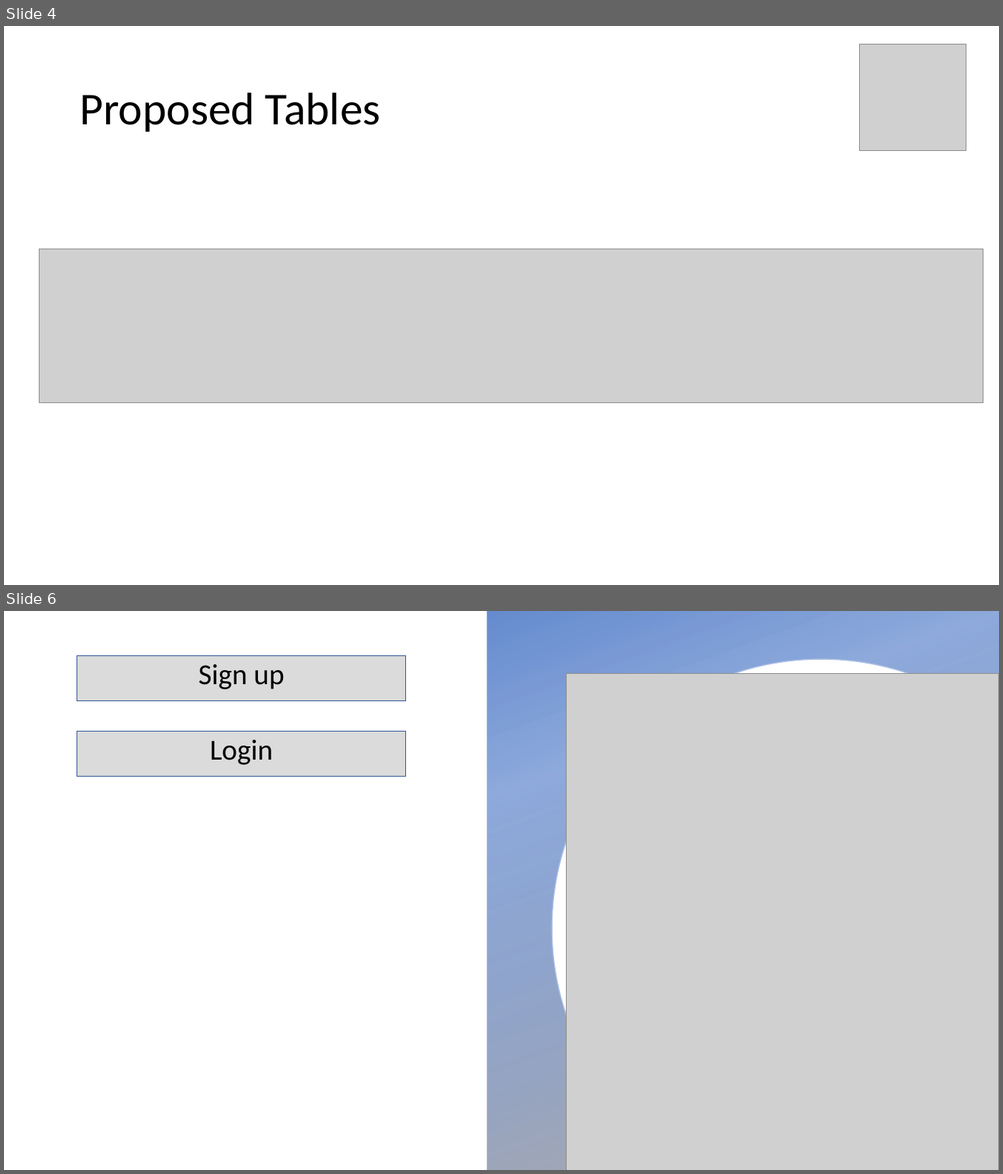
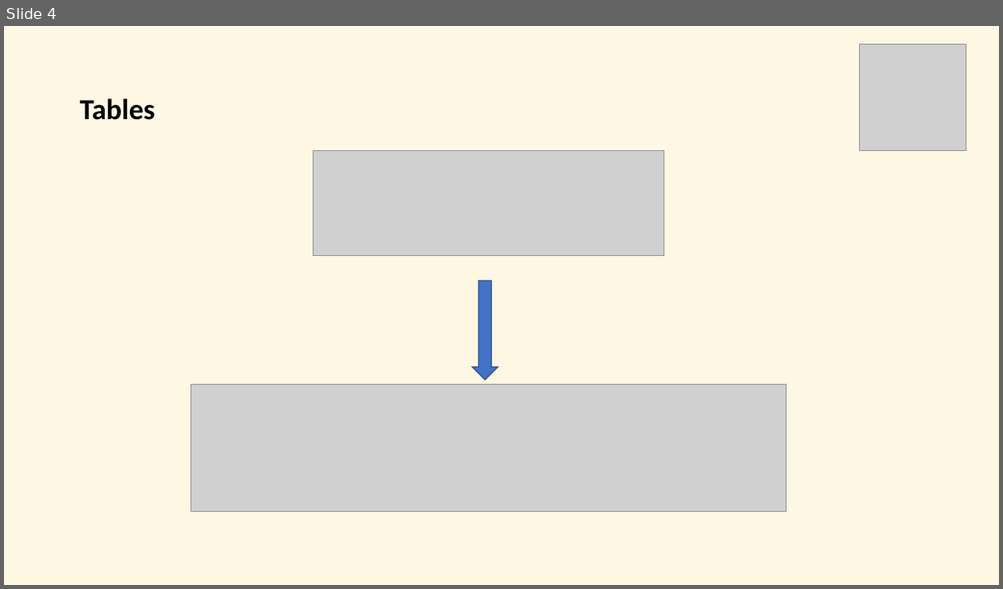
Before and after one commit to wcalil/project-2, a slide deck: hangrr.pptx. Shown one above the other, each under a label of ours: slides 4 and 6 before the commit, slide 4 after it; the slides between them are not shown. The pictures are 1003x1174 and 1003x589 pixels, drawn with LibreOffice and Linux fonts; fonts in the diff are those of the drawing; grey boxes stand for pictures; background and template pictures are left out. Boxes give left, top, right and bottom in pixels: in the first picture for what was removed or moved away, otherwise in the second. Text is boxed around its words. In the diff, an @@ line names an element or a change of style, - is before the commit and + after.

```diff
--- a/hangrr.pptx
+++ b/hangrr.pptx
@@ slide 6 removed at [4, 611, 999, 1170], background picture (left out) @@
@@ rectangle removed at [486, 611, 999, 1170] @@
@@ rectangle removed at [77, 655, 405, 701] @@
-Sign up
@@ freeform shape removed at [552, 660, 999, 1170] @@
@@ picture removed at [566, 674, 999, 1170] @@
@@ rectangle removed at [77, 731, 405, 777] @@
-Login
@@ slide 4 changed as well @@
@@ background #FFFFFF to #FDF7E3 @@
@@ title at [79, 99, 155, 120]: text changed; size 44 to 28 pt; bold on @@
-Proposed Tables
+Tables
@@ picture added at [313, 150, 664, 256] @@
@@ picture removed at [39, 249, 983, 403] @@
@@ right arrow added at [472, 281, 498, 380], fill #4472C4, outline #325491 1 pt @@
@@ picture added at [190, 385, 786, 511] @@
```
Also in this commit, not shown: 4 other slides changed, 1 slide added, 2 other slides removed, 2 other files.
